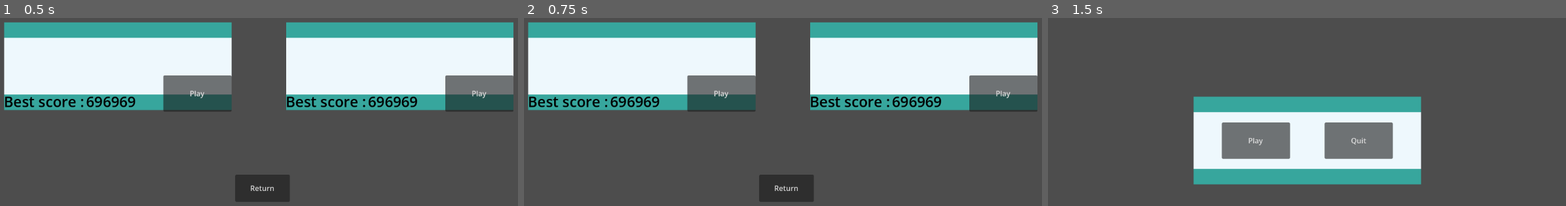
Above: before the commit, frames 1-3 (left to right).
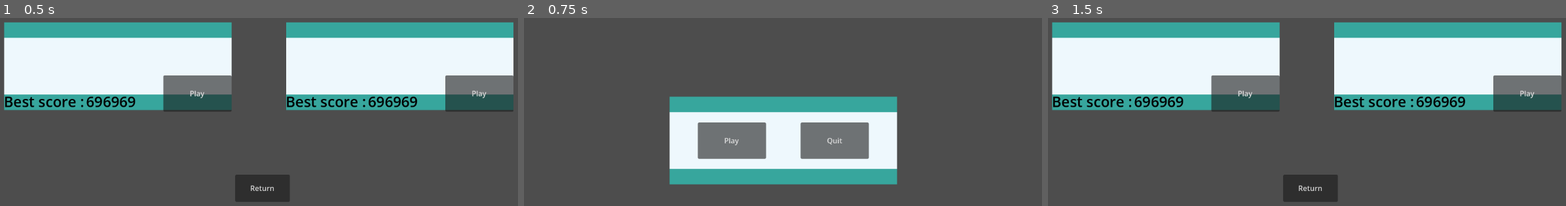
Above: after the commit, the same moments.

Repository: vent420/SteeringHook
Game: Godot game, scene res://interface/level_selection.tscn
The game is run twice, just before and just after one commit, with the same random seed, the same clock (stepped at 60 frames per second) and the same inputs. The project has no main scene, so this scene is started directly.
Inputs:
- Up to frame 1 (0.5 s): no input
- Up to frame 2 (0.75 s): click "Return" at 0.5 s
- Up to frame 3 (1.5 s): click "Play" at 1.25 s

Frame 1 is identical in both runs. In frame 2, 59% of the frame differs, in the area x 0-100%, y 2-98%; in frame 3, 59%.

Commit message:
changed git ignore
added project.godot to avoid spam

Diff:
--- a/steering-hook/interface/level_selection.tscn
+++ b/steering-hook/interface/level_selection.tscn
@@ -10,25 +10,6 @@
 anchor_bottom = 1.0
 grow_horizontal = 2
 grow_vertical = 2
-
-[node name="MarginContainer2" type="MarginContainer" parent="." unique_id=1669522013]
-layout_mode = 0
-offset_left = 15.0
-offset_right = 1152.0
-offset_bottom = 648.0
-theme_override_constants/margin_bottom = 25
-
-[node name="HBoxContainer" type="HBoxContainer" parent="MarginContainer2" unique_id=758804094]
-layout_mode = 2
-size_flags_horizontal = 4
-size_flags_vertical = 8
-
-[node name="Return_B" type="Button" parent="MarginContainer2/HBoxContainer" unique_id=412181770]
-custom_minimum_size = Vector2(120, 60)
-layout_mode = 2
-mouse_default_cursor_shape = 2
-text = "Return
-"
 
 [node name="MarginContainer" type="MarginContainer" parent="." unique_id=1256688422]
 layout_mode = 1
@@ -182,6 +163,25 @@
 keep_pressed_outside = true
 text = "Play"
 
-[connection signal="pressed" from="MarginContainer2/HBoxContainer/Return_B" to="MarginContainer" method="_on_return_b_pressed"]
+[node name="MarginContainer2" type="MarginContainer" parent="." unique_id=1669522013]
+layout_mode = 0
+offset_left = 15.0
+offset_right = 1152.0
+offset_bottom = 648.0
+theme_override_constants/margin_bottom = 25
+
+[node name="HBoxContainer" type="HBoxContainer" parent="MarginContainer2" unique_id=758804094]
+layout_mode = 2
+size_flags_horizontal = 4
+size_flags_vertical = 8
+
+[node name="Return_B" type="Button" parent="MarginContainer2/HBoxContainer" unique_id=412181770]
+custom_minimum_size = Vector2(120, 60)
+layout_mode = 2
+mouse_default_cursor_shape = 2
+text = "Return
+"
+
 [connection signal="pressed" from="MarginContainer/HBoxContainer/Level_1/BG/MarginContainer/HBoxContainer/MarginContainer3/Play_L_1" to="MarginContainer" method="_on_play_l_1_pressed"]
 [connection signal="pressed" from="MarginContainer/HBoxContainer/Level_2/BG/MarginContainer/HBoxContainer/MarginContainer3/Play_L_2" to="MarginContainer" method="_on_play_l_2_pressed"]
+[connection signal="pressed" from="MarginContainer2/HBoxContainer/Return_B" to="MarginContainer" method="_on_return_b_pressed"]
Not shown, changed: .gitignore
